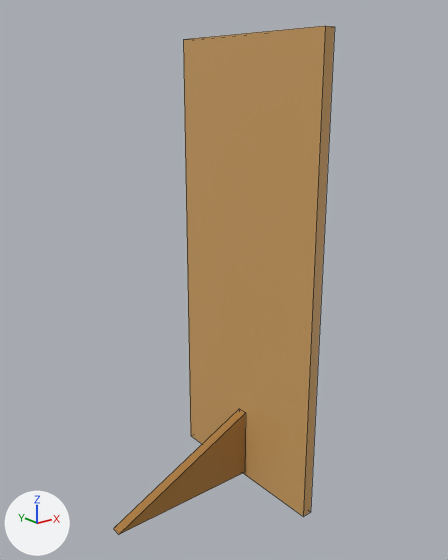
What one commit did to the FBX model Assets/Props/CarboardCutout1WIP.fbx.
Both versions are drawn from a camera (50 mm lens) standing at (-12.71, -14.69, 13.21) and looking at (-1.52, -0.7, 7.61). Lighting does not change. The marker at lower left points along +X, +Y and +Z. Mesh edges are drawn as thin lines.
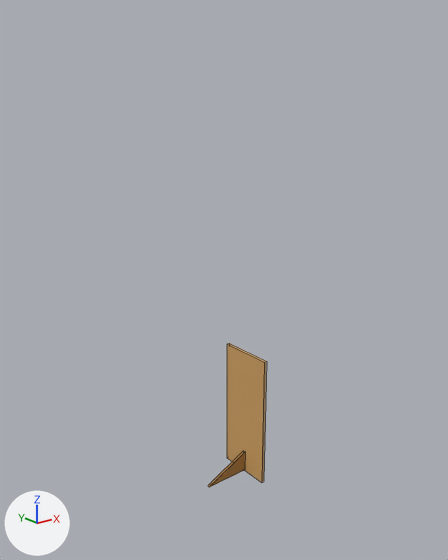
Boxes [x1, y1, x2, y2] around the edits, measured in the pictures (448 x 560 px; the box of a moved part takes in the faces that stretch with it):
'Cube', deleted
    before: [183, 26, 335, 516]
'Cube.001', reshaped, moved, rescaled (55% narrower, 16% taller)
    before: [113, 410, 245, 534]
    after: [208, 343, 267, 487]
part 1 of me_cube_001, moved or reshaped
    before: [113, 410, 245, 534]
    after: [208, 451, 245, 487]
part 2 of me_cube_001, added (brown)
    after: [227, 343, 267, 483]

Edits to the bpy script that builds the scene:
```text
Change me_cube_001:
    where me_cube_001.from_pydata(...)  # 6 vertices, 4 faces; spans x -1.0..1.0, y -1.0..1.0, z -1.03..1.0
    used by ob_cube_001; location = (-2.7, 0.0, 1.22); rotation_euler = (-3.142, 0.0, -1.571), in degrees (-180, 0, -90); scale = (-0.175, -2.56, -1.19)
    verts and faces of me_cube_001; kept vertices keep their numbers, new ones are numbered from 6
    before: 0 (1.0, 1.0, 1.0) at pixel (239, 408), 1 (1.0, 1.0, -1.0), 2 (1.0, -1.0, -1.03) at pixel (113, 528), 3 (-1.0, 1.0, 1.0) at pixel (245, 412), 4 (-1.0, 1.0, -1.0) at pixel (244, 472)
    before: 5 (-1.0, -1.0, -1.03) at pixel (118, 534)
    me_cube_001 part 1
    add delete_vertices([*range(0, 6)])  # with the faces that use them
    add verts[14] = (-1.0, -0.05, 2.02)  # pixel (245, 451)
    add verts[15] = (-1.0, -0.05, 0.02)  # pixel (244, 469)
    add verts[16] = (-1.0, -2.05, -0.01)  # pixel (209, 487)
    add for new, old in zip([17, 18, 19], [14, 15, 16]): verts[new] = verts[old] + (2.0, 0.0, 0.0)
    add faces += [(14, 16, 19, 17), (14, 15, 16), (15, 18, 19, 16), (17, 19, 18)]  # mat_material_001 (brown #a97835)
    me_cube_001 part 2
    add verts[6] = (-17.7, -0.07, 12.27)  # pixel (264, 362)
    add verts[7] = (-17.7, -0.07, -0.04)  # pixel (261, 482)
    add verts[8] = (-17.7, 0.07, 12.27)  # pixel (266, 361)
    add verts[9] = (-17.7, 0.07, -0.04)  # pixel (263, 481)
    add for new, old in zip([*range(10, 14)], [*range(6, 10)]): verts[new] = verts[old] + (35.4, 0.0, 0.0)
    add faces += [(6, 10, 12, 8), (6, 8, 9, 7), (8, 12, 13, 9), (7, 9, 13, 11), (6, 7, 11, 10), (10, 11, 13, 12)]  # mat_material (orange #cd9f61)
    add me_cube_001.materials.append(mat_material)  # orange #cd9f61
Change ob_cube_001:
    ob_cube_001.location: (-2.7, 0.0, 1.22) -> (0.0, 0.0, 0.0)
    ob_cube_001.scale: (-0.175, -2.56, -1.19) -> (-0.0548, -0.8, -0.373)
Remove ob_cube:
    ob_cube = bpy.data.objects.new('Cube', me_cube)
    ob_cube.location = (0.0, 0.0, 7.3)
    ob_cube.rotation_euler = (-3.142, 0.0, 0.0)  # degrees (-180, 0, 0)
    ob_cube.scale = (-0.175, -3.1, -7.35)
```
